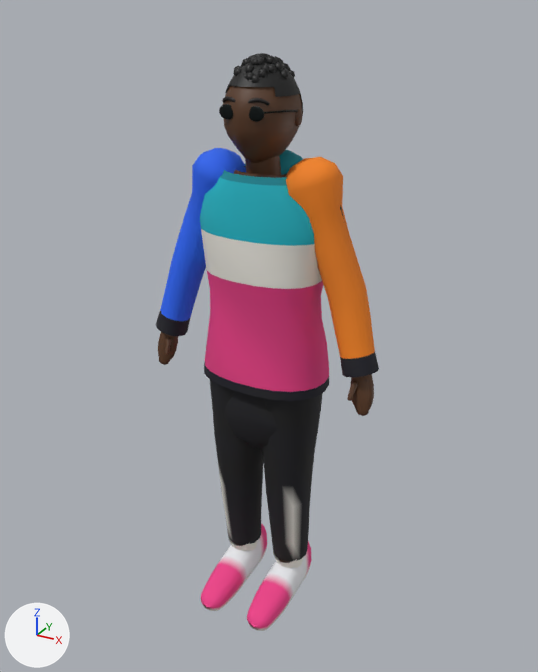
An edit to the glTF model src/assets/models/char_lekkiBoy.glb, drawn before and after from the same camera.
One viewpoint serves both versions: a 50 mm camera at (1.06, -1.904, 1.939) aimed at (0.026, -0.024, 0.999). Lighting does not change. The marker at lower left points along +X, +Y and +Z. The first picture is the older version. Vertices at exactly the same position are counted once.

In view in the first picture: 'lekkiBoy_mesh'.
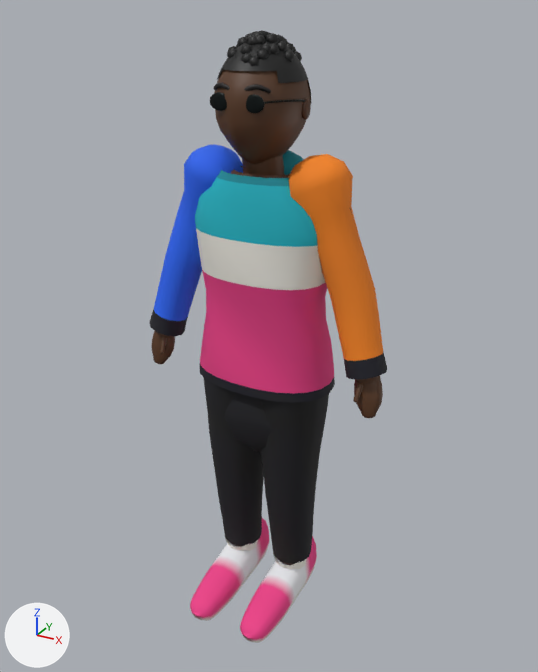
The change, as a list of edits to the scene's bpy script:
```text
Change me_lekkiboy:
    used by ob_lekkiboy_mesh; location = (0.0, 0.0, 0.0)
    remove me_lekkiboy.from_pydata(...)  # 5745 vertices, 10834 faces; spans x -0.39..0.39, y -0.25..0.15, z -0.01..1.83
    add me_lekkiboy.from_pydata(...)  # 5745 vertices, 10834 faces; spans x -0.42..0.42, y -0.31..0.17, z -0.01..1.89
    me_lekkiboy part 1: the loose piece of 133 vertices spanning x -0.18..0.18, y -0.1..0.11, z 0.71..1.51 is scaled about its middle by (1.1, 1.08, 1.01)
    me_lekkiboy part 2: the loose piece of 362 vertices spanning x -0.11..0.1, y -0.14..0.12, z 1.53..1.81 is scaled about its middle by 1.2, then moved by (0.0, 0.0, 0.03)
    me_lekkiboy part 3: the loose piece of 84 vertices spanning x 0.24..0.38, y -0.07..0.03, z 0.93..1.19 is moved by (0.02, 0.0, 0.0)
    me_lekkiboy part 4: the loose piece of 90 vertices spanning x 0.31..0.39, y -0.07..-0.02, z 0.82..0.97 is moved by (0.02, 0.0, 0.0)
    me_lekkiboy part 5: the loose piece of 56 vertices spanning x 0.32..0.35, y -0.09..-0.05, z 0.88..0.93 is moved by (0.02, 0.0, 0.0)
    me_lekkiboy part 6: the loose piece of 133 vertices spanning x 0.03..0.16, y -0.08..0.05, z 0.07..0.51 is scaled about the mesh origin by (1.15, 1.14, 1.01)
    me_lekkiboy part 7: the loose piece of 84 vertices spanning x -0.38..-0.24, y -0.07..0.03, z 0.93..1.19 is moved by (-0.02, 0.0, 0.0)
    me_lekkiboy part 8: the loose piece of 90 vertices spanning x -0.39..-0.31, y -0.07..-0.02, z 0.82..0.97 is moved by (-0.02, 0.0, 0.0)
    me_lekkiboy part 9: the loose piece of 56 vertices spanning x -0.35..-0.32, y -0.09..-0.05, z 0.88..0.93 is moved by (-0.02, 0.0, 0.0)
    me_lekkiboy part 10: the loose piece of 72 vertices spanning x 0.1..0.11, y -0.02..0.02, z 1.64..1.69 is moved by (0.02, 0.0, 0.02)
    me_lekkiboy part 11: the loose piece of 396 vertices spanning x -0.22..0.21, y -0.14..0.15, z 0.84..1.51 is scaled about its middle by (1.08, 1.06, 1)
    me_lekkiboy part 12: the loose piece of 157 vertices spanning x 0.07..0.39, y -0.09..0.09, z 0.94..1.56 is moved by (0.02, 0.0, 0.0)
    me_lekkiboy part 13: the loose piece of 157 vertices spanning x -0.39..-0.07, y -0.09..0.09, z 0.94..1.56 is moved by (-0.02, 0.0, 0.0)
    me_lekkiboy part 14: the loose piece of 169 vertices spanning x -0.02..0.2, y -0.11..0.11, z 0.16..0.96 is scaled about the mesh origin by (1.12, 1.12, 1.01)
    me_lekkiboy part 15: the loose piece of 72 vertices spanning x 0.04..0.15, y -0.06..0.06, z 0.1..0.2 is moved by (0.01, 0.0, 0.0)
    me_lekkiboy part 16: the loose piece of 158 vertices spanning x 0.04..0.15, y -0.25..0.14, z -0.01..0.16 is scaled about the mesh origin by (1.11, 1.21, 1.1)
    me_lekkiboy part 17: the loose piece of 169 vertices spanning x -0.2..0.02, y -0.11..0.11, z 0.16..0.96 is scaled about the mesh origin by (1.12, 1.12, 1.01)
    me_lekkiboy part 18: 1929 of 5745 vertices moved; they spanned x -0.11..0.11, y -0.13..0.11, z 1.29..1.83 and now span x -0.13..0.13, y -0.16..0.14, z 1.28..1.89; mean shift (0.0, -0.01, 0.04); largest move (0.0, -0.01, 1.83) -> (0.0, -0.01, 1.89)
    me_lekkiboy part 19: 200 of the vertices in x -0.15..0.09, y -0.25..0.14, z -0.01..0.2 are scaled about the mesh origin by (1.1, 1.2, 1.05)
    me_lekkiboy part 20: 239 faces centred in x -0.21..0.21, y -0.13..0.13, z 0.01..1.33 are repainted in the vertex colours; the middle colour goes from white #eae7de to white #eae6dd
    other edits to the shape of me_lekkiboy do not show in these pictures
```

Location of each change, [x1, y1, x2, y2] in pixels of the pictures (538 x 672 px; the box of a moved part takes in the faces that stretch with it):
'lekkiBoy_mesh', reshaped, recoloured (7% wider, 6% taller)
    before: [156, 53, 379, 631]
    after: [149, 30, 387, 643]
part 1 of me_lekkiboy, moved or reshaped (mostly hidden)
    before: [234, 166, 287, 178]
    after: [230, 166, 289, 178]
part 2 of me_lekkiboy, moved or reshaped
    before: [223, 85, 303, 163]
    after: [214, 69, 311, 164]
part 3 of me_lekkiboy, moved or reshaped (mostly hidden)
    before: [351, 375, 370, 381]
    after: [355, 376, 378, 383]
part 4 of me_lekkiboy, moved or reshaped
    before: [351, 374, 374, 416]
    after: [354, 376, 383, 418]
part 5 of me_lekkiboy, moved or reshaped
    before: [347, 381, 358, 401]
    after: [353, 383, 363, 402]
part 6 of me_lekkiboy, moved or reshaped (mostly hidden)
    before: [278, 558, 291, 563]
    after: [280, 561, 293, 565]
part 7 of me_lekkiboy, moved or reshaped (mostly hidden)
    before: [163, 333, 177, 338]
    after: [156, 332, 173, 338]
part 8 of me_lekkiboy, moved or reshaped
    before: [158, 332, 178, 365]
    after: [152, 331, 175, 364]
part 9 of me_lekkiboy, moved or reshaped
    before: [165, 337, 172, 355]
    after: [160, 336, 167, 354]
part 10 of me_lekkiboy, moved or reshaped
    before: [295, 109, 302, 126]
    after: [302, 98, 311, 120]
part 11 of me_lekkiboy, moved or reshaped
    before: [200, 170, 329, 401]
    after: [195, 170, 335, 403]
part 12 of me_lekkiboy, moved or reshaped
    before: [286, 157, 379, 377]
    after: [288, 154, 387, 380]
part 13 of me_lekkiboy, moved or reshaped
    before: [156, 148, 246, 336]
    after: [149, 145, 243, 336]
part 14 of me_lekkiboy, moved or reshaped
    before: [262, 393, 323, 562]
    after: [260, 394, 329, 564]
part 15 of me_lekkiboy, moved or reshaped
    before: [273, 550, 303, 568]
    after: [273, 552, 306, 569]
part 16 of me_lekkiboy, moved or reshaped
    before: [247, 542, 312, 631]
    after: [240, 536, 317, 643]
part 17 of me_lekkiboy, moved or reshaped
    before: [210, 380, 263, 545]
    after: [203, 371, 264, 546]
part 18 of me_lekkiboy, moved or reshaped
    before: [219, 53, 303, 175]
    after: [210, 30, 312, 176]
part 19 of me_lekkiboy, moved or reshaped
    before: [201, 524, 267, 611]
    after: [190, 518, 269, 621]
part 20 of me_lekkiboy, recoloured
    both: [201, 232, 322, 579]
